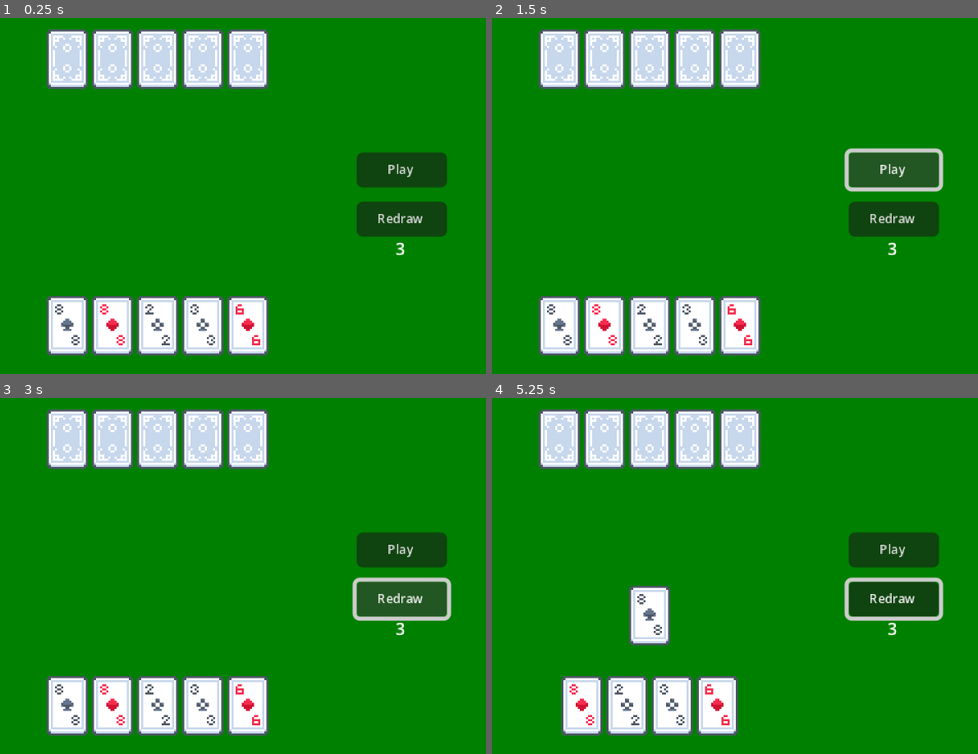
Above: before the commit, frames 1-4 (two rows, left to right).
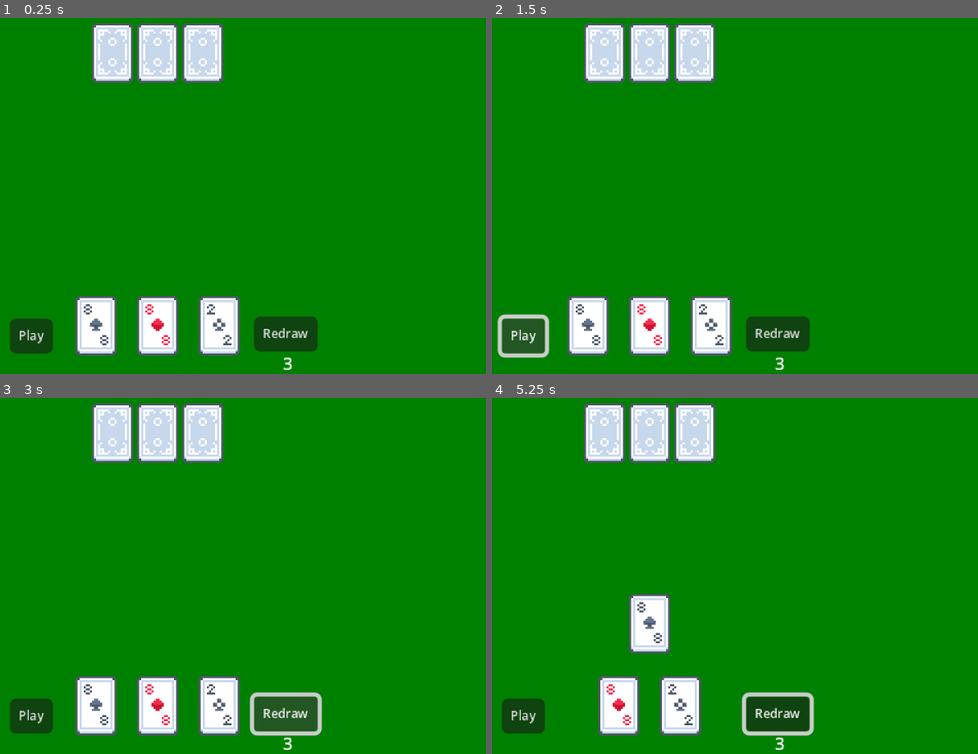
Above: after the commit, the same moments.

Repository: s-mnto/CardProject
Game: Godot game, scene res://Scenes/main.tscn
Same seed, same stepped clock (60 frames per second), same inputs: the game is played once before the commit and once after it.
Inputs (mouse positions are in pixels of both pictures, inside the frame that each line leads up to):
- Up to frame 1 (0.25 s): no input
- Up to frame 2 (1.5 s): click "Redraw" at 0.5 s; click "Play" at 1.25 s
- Up to frame 3 (3 s): click "Play" at 2 s; click "Redraw" at 2.75 s
- Up to frame 4 (5.25 s): click "Play" at 3.5 s; click "Redraw" at 4.25 s; tap Enter at 5 s; move the mouse to (560, 704) at 5.02 s; click (560, 704) at 5.17 s

The runs differ from the first frame. In frame 1, 15% of the frame differs, in the area x 2-93%, y 1-99%; in frame 2, 16%; in frame 3, 17%; in frame 4, 18%.

Commit message:
Fix drawing cards bug

Diff:
--- a/Scenes/card_ui.tscn
+++ b/Scenes/card_ui.tscn
@@ -5,23 +5,25 @@
 [node name="CardUI" type="Control"]
 custom_minimum_size = Vector2(32, 32)
 layout_mode = 3
+anchors_preset = 8
+anchor_left = 0.5
+anchor_top = 0.5
+anchor_right = 0.5
+anchor_bottom = 0.5
+offset_left = -16.0
+offset_top = -16.0
+offset_right = 16.0
+offset_bottom = 16.0
+grow_horizontal = 2
+grow_vertical = 2
+pivot_offset = Vector2(16, 16)
+script = ExtResource("1_e1hm3")
+
+[node name="Texture" type="TextureRect" parent="."]
+custom_minimum_size = Vector2(32, 32)
+layout_mode = 1
 anchors_preset = 15
 anchor_right = 1.0
 anchor_bottom = 1.0
 grow_horizontal = 2
 grow_vertical = 2
-script = ExtResource("1_e1hm3")
-
-[node name="Texture" type="TextureRect" parent="."]
-custom_minimum_size = Vector2(32, 32)
-layout_mode = 1
-anchors_preset = 8
-anchor_left = 0.5
-anchor_top = 0.5
-anchor_right = 0.5
-anchor_bottom = 0.5
-grow_horizontal = 2
-grow_vertical = 2
-
-[connection signal="mouse_entered" from="." to="." method="_on_mouse_entered"]
-[connection signal="mouse_exited" from="." to="." method="_on_mouse_exited"]
--- a/Scenes/main.tscn
+++ b/Scenes/main.tscn
@@ -1,7 +1,8 @@
-[gd_scene load_steps=3 format=3 uid="uid://um6upy8f8l1e"]
+[gd_scene load_steps=4 format=3 uid="uid://um6upy8f8l1e"]
 
 [ext_resource type="Script" uid="uid://c5hm0q62ivno1" path="res://Scripts/main.gd" id="1_bo1nx"]
 [ext_resource type="Script" uid="uid://c2sk5w3xj13hr" path="res://Scripts/game_manager.gd" id="2_8gbba"]
+[ext_resource type="Script" uid="uid://7fodj0ux1u5b" path="res://Scripts/animation_manager.gd" id="2_jjvhh"]
 
 [node name="Main" type="Control" node_paths=PackedStringArray("game_manager")]
 layout_mode = 3
@@ -13,7 +14,10 @@
 script = ExtResource("1_bo1nx")
 game_manager = NodePath("GameManager")
 
-[node name="GameManager" type="Control" parent="."]
+[node name="AnimationManager" type="Node" parent="."]
+script = ExtResource("2_jjvhh")
+
+[node name="GameManager" type="Control" parent="." node_paths=PackedStringArray("anim")]
 layout_mode = 1
 anchors_preset = 15
 anchor_right = 1.0
@@ -21,6 +25,7 @@
 grow_horizontal = 2
 grow_vertical = 2
 script = ExtResource("2_8gbba")
+anim = NodePath("../AnimationManager")
 
 [node name="Player" type="HBoxContainer" parent="GameManager"]
 custom_minimum_size = Vector2(32, 32)
@@ -34,7 +39,7 @@
 offset_bottom = -0.0800018
 grow_horizontal = 2
 grow_vertical = 0
-theme_override_constants/separation = -10
+theme_override_constants/separation = -2
 alignment = 1
 
 [node name="Computer" type="HBoxContainer" parent="GameManager"]
@@ -44,9 +49,9 @@
 anchor_left = 0.5
 anchor_right = 0.5
 offset_left = -16.0
-offset_top = 10.0
+offset_top = 7.0
 offset_right = 16.0
-offset_bottom = 42.0
+offset_bottom = 39.0
 grow_horizontal = 2
 theme_override_constants/separation = -10
 alignment = 1
@@ -60,9 +65,9 @@
 anchor_right = 0.5
 anchor_bottom = 0.5
 offset_left = -16.0
-offset_top = 6.0
+offset_top = 10.0
 offset_right = 16.0
-offset_bottom = 38.0
+offset_bottom = 42.0
 grow_horizontal = 2
 grow_vertical = 2
 alignment = 1
@@ -76,9 +81,9 @@
 anchor_right = 0.5
 anchor_bottom = 0.5
 offset_left = -16.0
-offset_top = -26.0
+offset_top = -38.0
 offset_right = 16.0
-offset_bottom = 6.0
+offset_bottom = -6.0
 grow_horizontal = 2
 grow_vertical = 2
 alignment = 1
@@ -89,21 +94,24 @@
 anchor_left = 1.0
 anchor_right = 1.0
 anchor_bottom = 1.0
-offset_left = -56.0
-offset_right = -4.0
+offset_left = -320.0
+offset_right = -320.0
+offset_bottom = -180.0
 grow_horizontal = 0
 grow_vertical = 2
 
 [node name="PlayButton" type="Button" parent="Buttons"]
 unique_name_in_owner = true
 layout_mode = 1
-anchors_preset = 15
-anchor_right = 1.0
-anchor_bottom = 1.0
-offset_left = -7.0
-offset_top = 72.0
-offset_right = -15.0
-offset_bottom = -91.0
+anchors_preset = 8
+anchor_left = 0.5
+anchor_top = 0.5
+anchor_right = 0.5
+anchor_bottom = 0.5
+offset_left = 88.0
+offset_top = 153.0
+offset_right = 109.0
+offset_bottom = 170.0
 grow_horizontal = 2
 grow_vertical = 2
 theme_override_font_sizes/font_size = 6
@@ -112,14 +120,16 @@
 [node name="RedrawButton" type="Button" parent="Buttons"]
 unique_name_in_owner = true
 layout_mode = 1
-anchors_preset = 15
+anchors_preset = 6
+anchor_left = 1.0
+anchor_top = 0.5
 anchor_right = 1.0
-anchor_bottom = 1.0
-offset_left = -7.0
-offset_top = 96.0
-offset_right = -15.0
-offset_bottom = -67.0
-grow_horizontal = 2
+anchor_bottom = 0.5
+offset_left = 208.0
+offset_top = 152.0
+offset_right = 238.0
+offset_bottom = 169.0
+grow_horizontal = 0
 grow_vertical = 2
 theme_override_font_sizes/font_size = 6
 text = "Redraw
@@ -127,9 +137,9 @@
 
 [node name="RedrawLabel" type="Label" parent="Buttons/RedrawButton"]
 layout_mode = 0
-offset_left = 12.0
+offset_left = 7.0
 offset_top = 17.0
-offset_right = 32.0
+offset_right = 27.0
 offset_bottom = 30.0
 theme_override_font_sizes/font_size = 8
 text = "3"
--- /dev/null
+++ b/Scripts/animation_manager.gd
@@ -0,0 +1,21 @@
+class_name AnimationManager extends Node
+
+var tween: Tween
+var animation_timer: float = 0.32
+
+func delete_card_animation(card: CardUI) -> void:
+	tween.set_trans(Tween.TRANS_BOUNCE).set_ease(Tween.EASE_OUT_IN)
+	tween.tween_property(card, "modulate", Color.ORANGE_RED, animation_timer)
+	tween.tween_property(card, "scale", Vector2(2.0, 2.0), animation_timer)
+	tween.tween_property(card, "scale", Vector2.ZERO, 0.3)
+	tween.tween_callback(card.queue_free)
+
+func redraw_animation(card: CardUI) -> void:
+	tween.set_ease(Tween.EASE_OUT).set_trans(Tween.TRANS_SINE)
+	tween.tween_property(card, "position", Vector2(300, card.position.y), 1.2)
+	tween.tween_callback(card.queue_free)
+
+func reset_tween() -> void:
+	if tween:
+		tween.kill()
+	tween = create_tween()
--- a/Scripts/card_ui.gd
+++ b/Scripts/card_ui.gd
@@ -4,19 +4,41 @@
 
 var card_data: CardResource = null
 var is_selected: bool = false
+var tween: Tween
+
+var _new_scale: Vector2 = Vector2(1.3, 1.3)
+var _ease_time: float = 0.05
+func _ready() -> void:
+	mouse_entered.connect(_on_mouse_entered)
+	mouse_exited.connect(_on_mouse_exited)
 
 func _gui_input(event: InputEvent) -> void:
 	if event is InputEventMouseButton and event.button_index == MOUSE_BUTTON_LEFT and event.pressed:
 		is_selected = not is_selected
 		SignalBus.card_selected.emit(self)
 
-func _apply_backside_texture() -> void:
+func apply_backside_texture() -> void:
 	texture.texture = load("res://Assets/Cards/card_back.png")
 
-func _apply_texture() -> void:
+func apply_texture() -> void:
 	var suit: String = CardResource.Suits.keys()[card_data.suit_type].to_lower()
 	var rank: String = card_data._get_rank_values(card_data.value)
 	texture.texture = load("res://Assets/Cards/card_%s_%s.png" % [suit, rank])
 
-func _disable_clickable() -> void:
+func disable_clickable() -> void:
 	mouse_filter = Control.MOUSE_FILTER_IGNORE
+
+func _on_mouse_entered() -> void:
+	_reset_tween()
+	tween.set_ease(Tween.EASE_OUT).set_trans(Tween.TRANS_BACK)
+	tween.tween_property(self, "scale", _new_scale, _ease_time)
+
+func _on_mouse_exited() -> void:
+	_reset_tween()
+	tween.set_ease(Tween.EASE_OUT).set_trans(Tween.TRANS_BACK)
+	tween.tween_property(self, "scale", Vector2.ONE, _ease_time)
+
+func _reset_tween() -> void:
+	if tween:
+		tween.kill()
+	tween = create_tween()
--- a/Scripts/game_manager.gd
+++ b/Scripts/game_manager.gd
@@ -1,7 +1,11 @@
 class_name GameManager extends Control
 
+const WAIT_TIME: float = 0.8
+const ANIM_TIMER: float = 0.9
+const TOTAL_CARDS: int = 3
 const CARD_SCENE: PackedScene = preload("res://Scenes/card_ui.tscn")
-const TOTAL_CARDS: int = 5
+
+@export var anim: AnimationManager
 
 #Containers
 @onready var player_container: HBoxContainer = $Player
@@ -19,11 +23,15 @@
 var cpu_hand: Array[CardResource] = []
 
 var redraw_counter: int = 3
+var tween: Tween
 
 func _ready() -> void:
 	SignalBus.card_selected.connect(_select_cards)
 	_deal_cards(TOTAL_CARDS)
 	_deal_cards_to_computer(TOTAL_CARDS)
+
+	if anim == null:
+		push_error("Missing animation manager")
 
 func _deal_cards(cards: int) -> void:
 	for i: int in range(cards):
@@ -41,16 +49,15 @@
 	var card_node: CardUI = CARD_SCENE.instantiate()
 	cpu_container.add_child(card_node)
 	card_node.card_data = card
-	card_node._apply_backside_texture()
-	card_node._disable_clickable()
+	card_node.apply_backside_texture()
+	card_node.disable_clickable()
 	card_node.name = str(CardResource.Suits.keys()[card.suit_type], " of ", card._get_rank_values(card.value))
 
 func _add_cards_to_player(card: CardResource) -> void:
 	var card_node: CardUI = CARD_SCENE.instantiate()
 	player_container.add_child(card_node)
 	card_node.card_data = card
-	card_node._apply_texture()
-	card_node.name = str(CardResource.Suits.keys()[card.suit_type], " of ", card._get_rank_values(card.value))
+	card_node.apply_texture()
 
 func _select_cards(card: CardUI) -> void:
 	if card.is_selected:
@@ -60,41 +67,40 @@
 		check_container.remove_child(card)
 		player_container.add_child(card)
 
-
 func _compare_hands() -> void:
-	var tween: Tween = get_tree().create_tween()
-
+	anim.reset_tween()
 	for i: int in range(TOTAL_CARDS):
 		var selected_cards: Array[Node] = check_container.get_children()
 		var player: CardUI = selected_cards[i]
 		var computer: CardUI = played_computer_cards.get_child(i)
 
 		if player.card_data.value > computer.card_data.value:
-			tween.tween_property(computer, "modulate", Color.RED, 1)
-			tween.tween_callback(computer.queue_free)
-		elif player == computer:
-			tween.tween_property(player, "modulate", Color.GREEN, 1)
-			tween.tween_property(computer, "modulate", Color.GREEN, 1)
+			anim.delete_card_animation(computer)
+		elif player.card_data.value == computer.card_data.value:
+			if player.card_data.suit_type > computer.card_data.suit_type:
+				anim.delete_card_animation(computer)
+			else:
+				anim.delete_card_animation(player)
 		else:
-			tween.tween_property(player, "modulate", Color.RED, 1)
-			tween.tween_callback(player.queue_free)
+			anim.delete_card_animation(player)
 
 func _on_redraw_button_pressed() -> void:
-	if redraw_counter <= 0 or check_container.get_child_count() > 3:
+	if redraw_counter == 0:
 		return
 
 	for played: CardUI in check_container.get_children():
-		check_container.remove_child(played)
-		player_hand.erase(played.card_data)
+		anim.reset_tween()
+		anim.redraw_animation(played)
+
+		await anim.tween.finished
+		_deal_cards(1)
+
 		redraw_counter -= 1
-		if redraw_counter <= 0:
+		SignalBus.updated_redraw_label.emit(redraw_counter)
+		if redraw_counter == 0:
 			break
 
-	var current_cards: int = player_container.get_child_count()
-	_deal_cards(TOTAL_CARDS - current_cards)
-	SignalBus.updated_redraw_label.emit(redraw_counter)
-
-	if redraw_counter <= 0:
+	if redraw_counter == 0:
 		redraw_button.disabled = true
 
 func _on_play_button_pressed() -> void:
@@ -103,17 +109,17 @@
 	buttons.hide()
 
 	for card: CardUI in check_container.get_children():
-		card._disable_clickable()
+		card.disable_clickable()
 
 	for card: CardUI in cpu_container.get_children():
 		cpu_container.remove_child(card)
 		played_computer_cards.add_child(card)
-		card._apply_texture()
-		await get_tree().create_timer(0.25).timeout
+		card.apply_texture()
+		await get_tree().create_timer(WAIT_TIME).timeout
 
 	_compare_hands()
 
-	await get_tree().create_timer(1.8).timeout
+	await get_tree().create_timer(WAIT_TIME).timeout
 	restart_button.show()
 
 func _on_restart_button_pressed() -> void:
Not shown, added: Scripts/animation_manager.gd.uid
